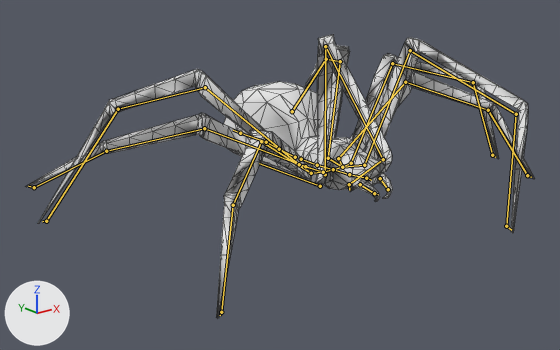
A saved change to the Blender file rigs/spider/animation-spider-walk.blend.
Before and after are seen from a 50 mm camera at (-2.79, -3.12, 1.37) aimed at (-0.26, 0.04, 0.11). The lights are fixed; the arrows at lower left show +X, +Y and +Z. The older version comes first. Both versions are drawn at frame 2 of the action 'Walk'; the numbers are the values there. The bones that bend it are drawn over the model as lines. Mesh edges are drawn as thin lines.

In view in the first picture: 'Spider Model'.
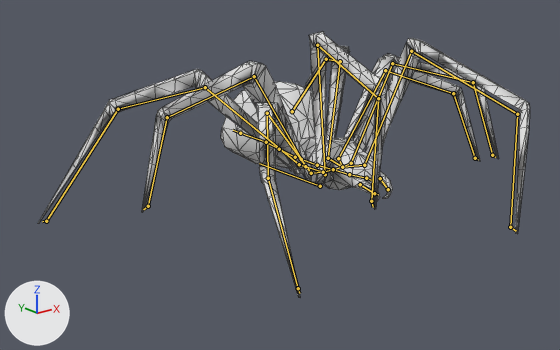
Commit message: Fix some more looping animations setting starting frame to 0

Edits to the bpy script that builds the scene:
```text
Change bone_drv_leg_a_l:
    where bone_drv_leg_a_l = bpy.data.objects['SpiderRig'].pose.bones['DRV_leg_a_l']  # child of 'DRV_root'
    bone_drv_leg_a_l.location: (0.057, -0.521, 0.251) -> (0.057, -0.501, 0.264)
Change bone_drv_leg_c_l:
    where bone_drv_leg_c_l = bpy.data.objects['SpiderRig'].pose.bones['DRV_leg_c_l']  # child of 'DRV_root'
    bone_drv_leg_c_l.location: (0.535, -0.405, 0.083) -> (0.122, -0.354, 0.02)
Change bone_drv_leg_a_r:
    where bone_drv_leg_a_r = bpy.data.objects['SpiderRig'].pose.bones['DRV_leg_a_r']  # child of 'DRV_root'
    bone_drv_leg_a_r.location: (0.038, -1.372, 0.076) -> (0.115, -0.876, 0.094)
Change bone_drv_leg_b_r:
    where bone_drv_leg_b_r = bpy.data.objects['SpiderRig'].pose.bones['DRV_leg_b_r']  # child of 'DRV_root'
    bone_drv_leg_b_r.location: (0.032, -0.042, -0.013) -> (-0.215, -0.273, 0.105)
Change bone_drv_leg_c_r:
    where bone_drv_leg_c_r = bpy.data.objects['SpiderRig'].pose.bones['DRV_leg_c_r']  # child of 'DRV_root'
    bone_drv_leg_c_r.location: (0.836, -0.122, -0.065) -> (0.208, -0.45, 0.037)
```

Changed parts and their boxes (x1, y1, x2, y2) in the pictures (560 x 350 px):
'Spider Model', posed: before (26, 34, 534, 318); after (38, 31, 530, 298)
